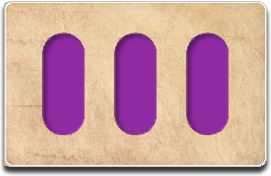
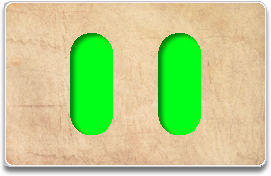
The second 271 × 176 image is a revision of the first. Changes to its layers:
removed layer "Layer 17" over [left=0, top=1, right=271, bottom=176]
removed layer "Layer 16" over [left=42, top=32, right=229, bottom=136]
added layer "Two Ovals" above "Three Ovals" over [left=70, top=33, right=201, bottom=135]
